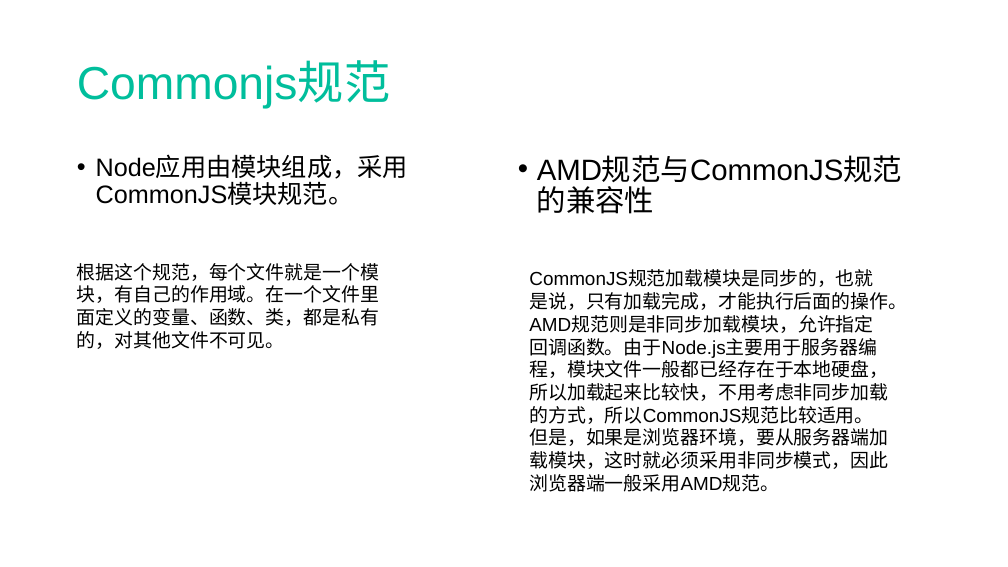
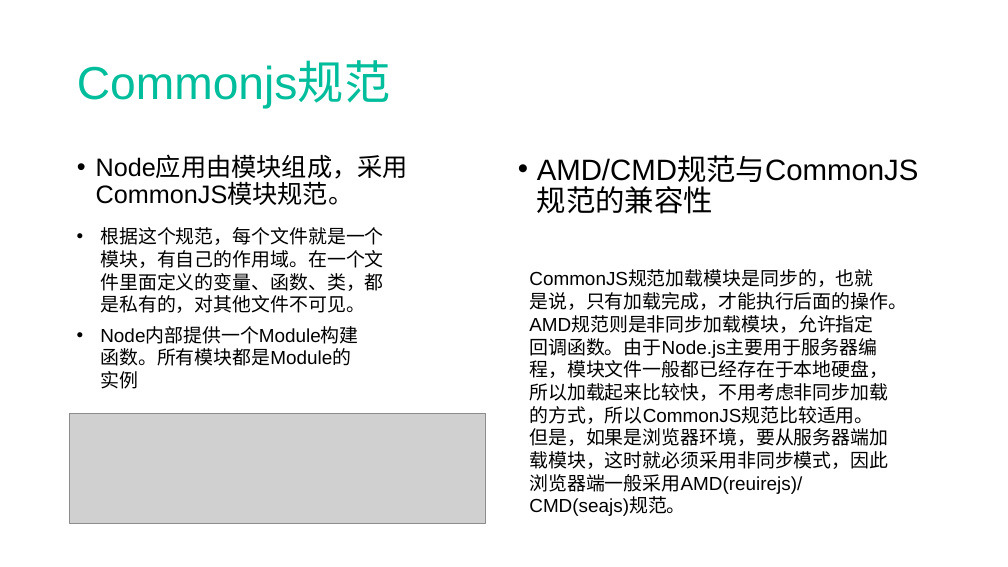
Before and after one commit to SiberianMark/travels, a slide deck: slide 11 of gulptest/nodejs.pptx. Drawn at 1008x567 pixels with LibreOffice and Linux fonts; fonts in the diff are those of the drawing; grey boxes stand for pictures. Boxes give left, top, right and bottom in pixels: in the first picture for what was removed or moved away, otherwise in the second. Text is boxed around its words. In the diff, an @@ line names an element or a change of style, - is before the commit and + after.

```diff
--- a/gulptest/nodejs.pptx
+++ b/gulptest/nodejs.pptx
@@ text at box(537, 156, 919, 182): text changed @@
-• AMD规范与CommonJS规范的兼容性
+• AMD/CMD规范与CommonJS规范的兼容性
@@ text "根据这个规范，每个文件就是一个模块，有自己的作用域。在一个文件里面定义的变量、函数、类，都是私有的，对其他文件不可见。": place and size @@
-text "根据这个规范，每个文件就是一个模块，有自己的作用域。在一个文件里面定义的变量、函数、类，都是私有的，对其他文件不可见。" at box(77, 263, 379, 349)
+text "根据这个规范，每个文件就是一个模块，有自己的作用域。在一个文件里面定义的变量、函数、类，都是私有的，对其他文件不可见。" at box(100, 227, 383, 313)
@@ text "根据这个规范，每个文件就是一个模块，有自己的作用域。在一个文件里面定义的变量、函数、类，都是私有的，对其他文件不可见。" at box(100, 227, 383, 313): bullet none to • @@
@@ text at box(529, 271, 907, 516): text changed @@
-CommonJS规范加载模块是同步的，也就是说，只有加载完成，才能执行后面的操作。AMD规范则是非同步加载模块，允许指定回调函数。由于Node.js主要用于服务器编程，模块文件一般都已经存在于本地硬盘，所以加载起来比较快，不用考虑非同步加载的方式，所以CommonJS规范比较适用。但是，如果是浏览器环境，要从服务器端加载模块，这时就必须采用非同步模式，因此浏览器端一般采用AMD规范。
+CommonJS规范加载模块是同步的，也就是说，只有加载完成，才能执行后面的操作。AMD规范则是非同步加载模块，允许指定回调函数。由于Node.js主要用于服务器编程，模块文件一般都已经存在于本地硬盘，所以加载起来比较快，不用考虑非同步加载的方式，所以CommonJS规范比较适用。但是，如果是浏览器环境，要从服务器端加载模块，这时就必须采用非同步模式，因此浏览器端一般采用AMD(reuirejs)/CMD(seajs)规范。
@@ text added at box(100, 348, 351, 366), 18 pt, text #000000 @@
+• Node内部提供一个Module构建函数。所有模块都是Module的实例
@@ picture added at box(70, 413, 485, 523) @@
```
Also in this commit, not shown: 9 other slides changed, 11 slides added, 6 other files.
